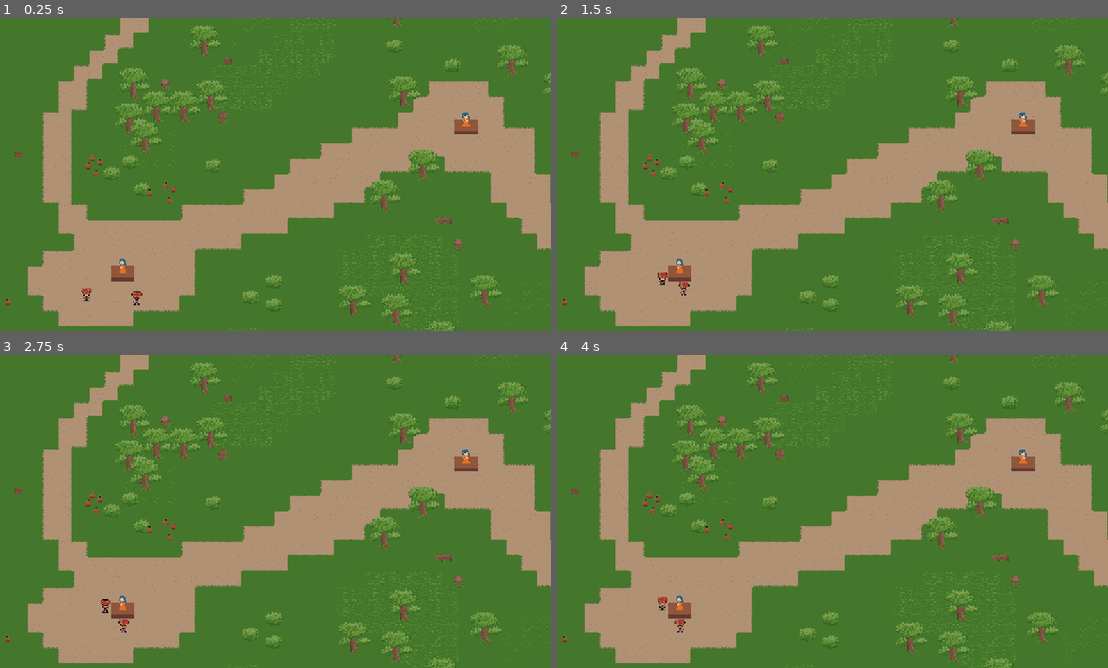
Above: before the commit, frames 1-4 (two rows, left to right).
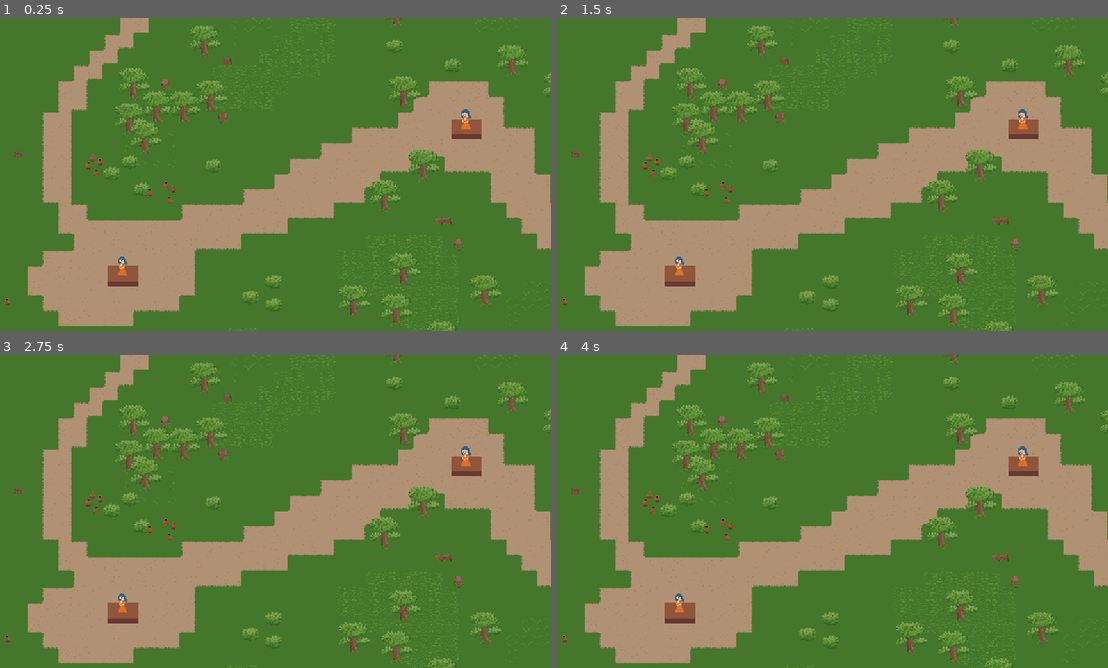
Above: after the commit, the same moments.

Repository: SethDotOrg/smallgame
Game: Godot game, scene res://Scenes/Levels/level_2.tscn
Two runs of this game, one before a commit and one after it. Both use one fixed random seed, a clock stepped at 60 frames per second and the inputs below. This scene is started directly instead of the project's main scene.
Inputs:
- Up to frame 1 (0.25 s): no input
- Up to frame 2 (1.5 s): tap Enter at 0.5 s; hold Space (secondary_attack) 0.53-1.28 s; hold Up (attack_up) from 0.53 s (still down); tap Space (secondary_attack) at 1.35 s
- Up to frame 3 (2.75 s): release Up (attack_up) at 2.03 s; hold Left (attack_left) from 2.03 s (still down); hold Space (secondary_attack) from 2.03 s (still down)
- Up to frame 4 (4 s): tap Enter at 2.75 s; release Space (secondary_attack) at 2.78 s; tap Space (secondary_attack) at 2.85, 3.5 s; release Left (attack_left) at 3.53 s; hold Down (attack_down) from 3.53 s (still down); hold Space (secondary_attack) from 3.53 s (still down)

The runs differ from the first frame. In frame 1, 0.6% of the frame differs, in the area x 14-88%, y 29-92%; in frame 2, 0.6%; in frame 3, 0.6%; in frame 4, 0.6%.

Commit message:
add area for starting enemy spawn

Diff:
--- a/Scenes/Levels/gather_point.tscn
+++ b/Scenes/Levels/gather_point.tscn
@@ -28,12 +28,18 @@
 [sub_resource type="LabelSettings" id="LabelSettings_qo4nb"]
 font_size = 32
 
+[sub_resource type="CircleShape2D" id="CircleShape2D_wg42c"]
+radius = 648.198
+
 [node name="GatherPoint" type="Node2D"]
-scale = Vector2(0.75, 0.75)
 script = ExtResource("1_rapfc")
 ENEMY_1_TOTAL = 150
 enemy_1_scene = ExtResource("8_7pk0b")
 ememy_1_appear_smoke = ExtResource("9_w7yrl")
+
+[node name="Enemies" type="Node2D" parent="."]
+
+[node name="SpawnStartLocation" type="Marker2D" parent="."]
 
 [node name="TileMapLayer" type="TileMapLayer" parent="."]
 tile_map_data = PackedByteArray("AAABAAAAAAAAAAAAAAAAAAAAAAAAAAAAAAD//wAAAAAAAAAAAAABAAEAAAAAAAAAAAAAAAEAAAAAAAAAAAD//wEAAAAAAAAAAAD+/wEAAAAAAAAAAAABAAIAAAAAAAEAAAAAAAIAAAAAAAEAAAD//wIAAAAAAAEAAAD+/wIAAAAAAAEAAAD+/wAAAAAAAAAAAAA=")
@@ -75,21 +81,15 @@
 [node name="TimerToClearTimer" type="Timer" parent="CheckForPlayerArea2D/TimeToClear"]
 wait_time = 50.0
 
+[node name="EnemySpawnStartArea2D" type="Area2D" parent="."]
+
+[node name="CollisionShape2D" type="CollisionShape2D" parent="EnemySpawnStartArea2D"]
+shape = SubResource("CircleShape2D_wg42c")
+debug_color = Color(0.591134, 0.375556, 1, 0.42)
+
 [node name="EnemySpawnTimer" type="Timer" parent="."]
 wait_time = 0.01
 autostart = true
-
-[node name="EnemySpawnLocationUp" type="Marker2D" parent="."]
-position = Vector2(0, -450)
-
-[node name="EnemySpawnLocationDown" type="Marker2D" parent="."]
-position = Vector2(0, 420)
-
-[node name="EnemySpawnLocationLeft" type="Marker2D" parent="."]
-position = Vector2(-650, 0)
-
-[node name="EnemySpawnLocationRight" type="Marker2D" parent="."]
-position = Vector2(650, 0)
 
 [node name="EnemiesForLevel" type="Node2D" parent="." node_paths=PackedStringArray("enemy1")]
 z_index = 1
@@ -106,4 +106,6 @@
 
 [connection signal="enemies_defeated" from="." to="." method="_on_enemies_defeated"]
 [connection signal="body_entered" from="CheckForPlayerArea2D" to="CheckForPlayerArea2D/TimeToClear" method="_on_check_for_player_area_2d_body_entered"]
+[connection signal="body_entered" from="EnemySpawnStartArea2D" to="." method="_on_enemy_spawn_start_area_2d_body_entered"]
+[connection signal="body_exited" from="EnemySpawnStartArea2D" to="." method="_on_enemy_spawn_start_area_2d_body_exited"]
 [connection signal="timeout" from="EnemySpawnTimer" to="." method="_on_enemy_spawn_timer_timeout"]
--- a/Scenes/Levels/level_1.tscn
+++ b/Scenes/Levels/level_1.tscn
@@ -2842,11 +2842,10 @@
 [node name="GatherPoints" type="Node2D" parent="."]
 
 [node name="GatherPoint" parent="GatherPoints" instance=ExtResource("12_ad63i")]
-position = Vector2(976, 209)
+position = Vector2(964, 210)
 ENEMY_1_TOTAL = 200
 
 [node name="GatherPoint2" parent="GatherPoints" instance=ExtResource("12_ad63i")]
-position = Vector2(264, 512)
-ENEMY_1_TOTAL = 150
+position = Vector2(248, 509)
 
 [connection signal="timeout" from="EnemiesForLevel/EnemyToadSpawnTimer" to="EnemiesForLevel" method="_on_enemy_toad_spawn_timer_timeout"]
--- a/Scripts/gather_point.gd
+++ b/Scripts/gather_point.gd
@@ -2,11 +2,14 @@
 
 @onready var _time_to_clear = $CheckForPlayerArea2D/TimeToClear
 @onready var enemy_spawn_timer = $EnemySpawnTimer
+@onready var enemies_node = $Enemies
+@onready var spawn_start_location = $SpawnStartLocation
 
 #@export var ENEMY_MAX = 150 #total amount of enemies allowed on a gather point(preformance)
 var ENEMY_MAX #total amount of enemies allowed on a gather point(preformance)
 var total_gather_point_enemies = 0
 var total_enemies_used: int
+var spawn_enemies: bool
 
 @export var enemy_spawn_time: float = 0.01
 @export_category("Enemy 1")
@@ -127,7 +130,7 @@
 	#Choose which enemy to spawn
 	#WRITE CODE HERE for above
 	var chosen_enemy = randi_range(0,total_enemies_used) # this should choose
-	if chosen_enemy == 0 and enemy_1_count <  ENEMY_1_TOTAL:
+	if spawn_enemies == true and chosen_enemy == 0 and enemy_1_count <  ENEMY_1_TOTAL: #need to move chosen enemy check into the code
 		# Create a new instance of the Mob scene.
 		var enemy = enemy_1_scene.instantiate()
 		var enemy_spawn_location
@@ -135,13 +138,15 @@
 			update_assigned_enemy_1_num()
 			enemy.set_gather_point(self)
 			spawned_enemy = true
-			enemy_spawn_location = self.global_position
+			enemy_spawn_location = spawn_start_location.global_position
 
 		if spawned_enemy == true:
 			var enemy_appear_smoke = ememy_1_appear_smoke.instantiate()
 			enemy_appear_smoke.emitting = true
 			# Set the enemy's position to the random location around the spawn so that they don't spawn at the same coords
-			var enemy_spawn_position = enemy_spawn_location + Vector2(randf_range(-500,500),randf_range(-500,500))
+			#var enemy_spawn_position = enemy_spawn_location + Vector2(randf_range(-1000,1000),randf_range(-1000,1000))
+			var enemy_spawn_position = spawn_start_location.global_position + Vector2(randf_range(-500,500),randf_range(-500,500))
+			#TODO above is not working
 			enemy.global_position = enemy_spawn_position
 			enemy_appear_smoke.global_position = enemy_spawn_position #spawn smoke should be at the same location
 
@@ -150,6 +155,15 @@
 			enemy.set_enemy_speed(speed)
 
 			# Spawn the enemy by adding it as a child of self
-			add_child(enemy)
+			enemies_node.add_child(enemy)
 			#spawn the smoke
-			add_child(enemy_appear_smoke)
+			enemies_node.add_child(enemy_appear_smoke)
+
+
+func _on_enemy_spawn_start_area_2d_body_entered(body):
+	if body.is_in_group("Player"):
+		spawn_enemies = true
+func _on_enemy_spawn_start_area_2d_body_exited(body):
+	if body.is_in_group("Player"):
+		spawn_enemies = false
+		#TODO need to clear the Enemies Node
Not shown: 1 places in Scenes/Levels/gather_point.tscn that only renumber resources
